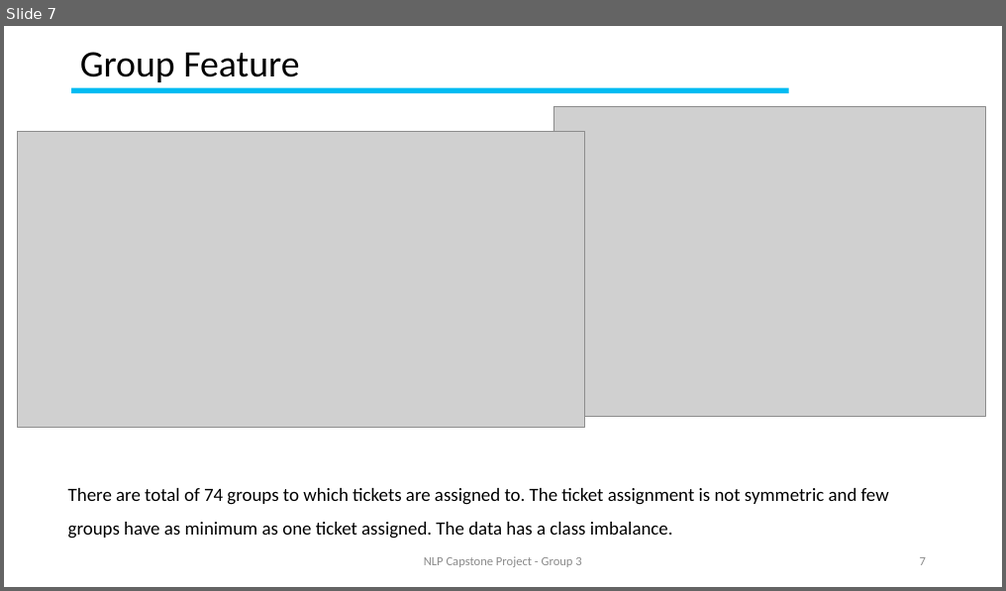
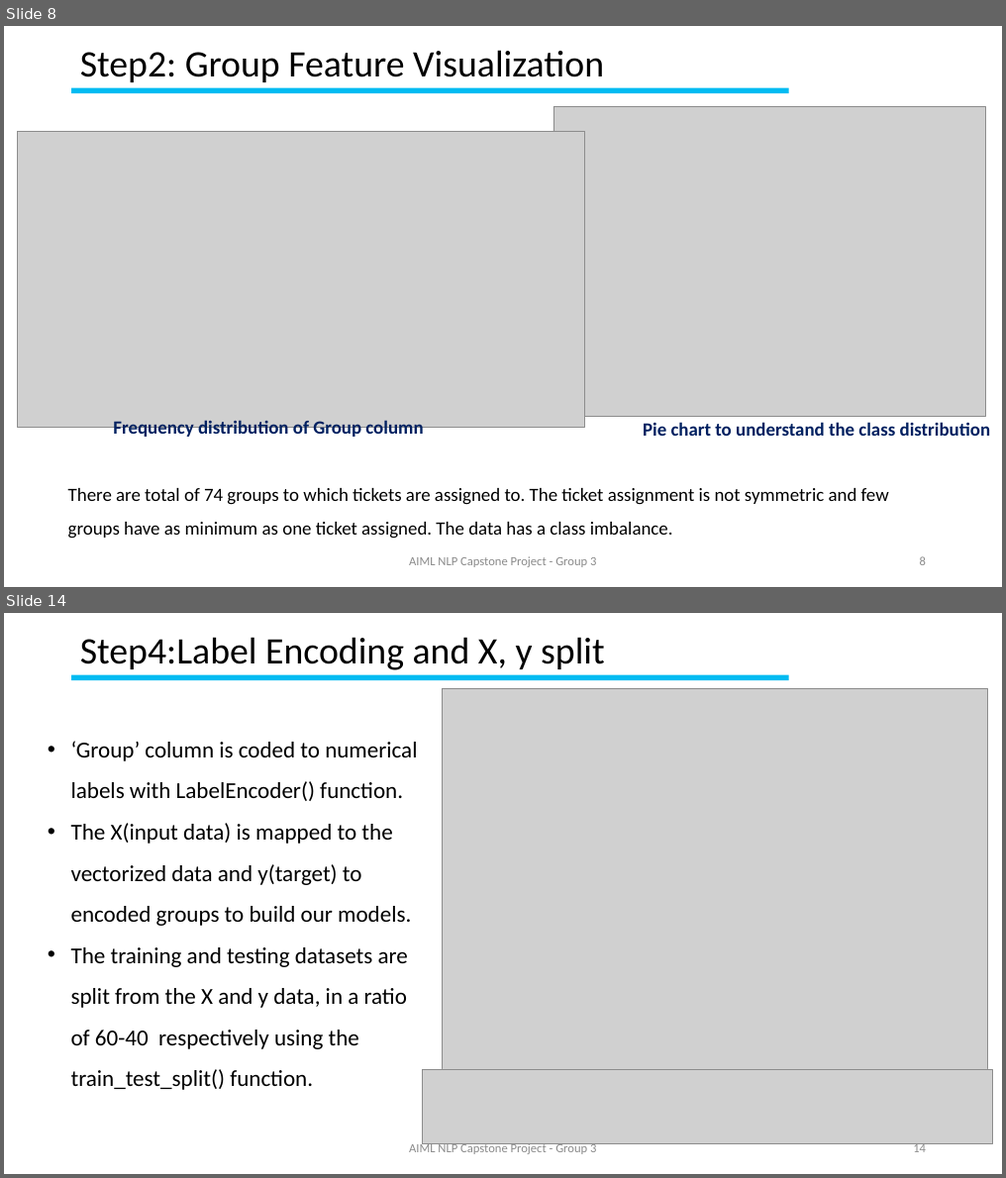
Before and after one commit to GLNLPGroup3/Capstone, a slide deck: Natural Language Processing (NLP) Application Capstone.pptx. Shown one above the other, each under a label of ours: slide 7 before the commit, slides 8 and 14 after it; the slides between them are not shown. The pictures are 1006x591 and 1006x1178 pixels, drawn with LibreOffice and Linux fonts; fonts in the diff are those of the drawing; grey boxes stand for pictures; background and template pictures are left out. Boxes give left, top, right and bottom in pixels: in the first picture for what was removed or moved away, otherwise in the second. Text is boxed around its words. In the diff, an @@ line names an element or a change of style, - is before the commit and + after.

```diff
--- a/Natural Language Processing (NLP) Application Capstone.pptx
+++ b/Natural Language Processing (NLP) Application Capstone.pptx
@@ slide 14 added at <box>4,613,1002,1174</box>, background #FFFFFF; not listed: 1 template element that a slide beside it also shows @@
@@ title added at <box>80,637,605,670</box>, 36 pt, text #000000 @@
+Step4:Label Encoding and X, y split
@@ picture added at <box>442,688,988,1093</box> @@
@@ text added at <box>71,741,417,1090</box>, 22 pt, text #000000 @@
+• ‘Group’ column is coded to numerical labels with LabelEncoder() function.
+• The X(input data) is mapped to the vectorized data and y(target) to encoded groups to build our models.
+• The training and testing datasets are split from the X and y data, in a ratio of 60-40 respectively using the train_test_split() function.
@@ picture added at <box>423,1069,993,1145</box> @@
@@ text added at <box>409,1143,596,1155</box>, 12 pt, text #8C8C8C @@
+AIML NLP Capstone Project - Group 3
@@ page number added at <box>913,1143,926,1153</box>, 12 pt, text #8C8C8C @@
+14
@@ what was slide 7 is now slide 8 @@
@@ slide 8 changed as well @@
@@ title at <box>80,50,604,82</box>: text changed @@
-Group Feature
+Step2: Group Feature Visualization
@@ text added at <box>113,420,423,440</box>, 18 pt, text #002060, bold @@
+Frequency distribution of Group column
@@ text added at <box>643,422,991,436</box>, 18 pt, text #002060, bold @@
+Pie chart to understand the class distribution
@@ text at <box>409,557,596,568</box>: text changed @@
-NLP Capstone Project - Group 3
+AIML NLP Capstone Project - Group 3
@@ page number at <box>920,557,926,566</box>: text changed @@
-7
+8
```
Also in this commit, not shown: 9 other slides changed, 17 other slides added.
